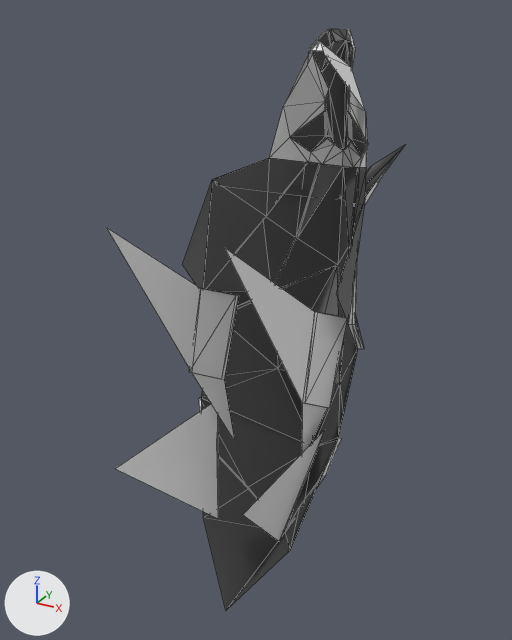
The COLLADA model cg_term_project/assets/wolf.dae as it was, and as the next commit left it.
The view is the same before and after, from a 50 mm camera at (1.93, -2.65, 1.95) aimed at (-0.17, 1.17, 0.04). Lighting does not change. The marker at lower left points along +X, +Y and +Z. Mesh edges are drawn as thin lines. Where no turn or scale is listed for an object, it has been applied to the vertices.

Objects in the first picture: 'wolf'.
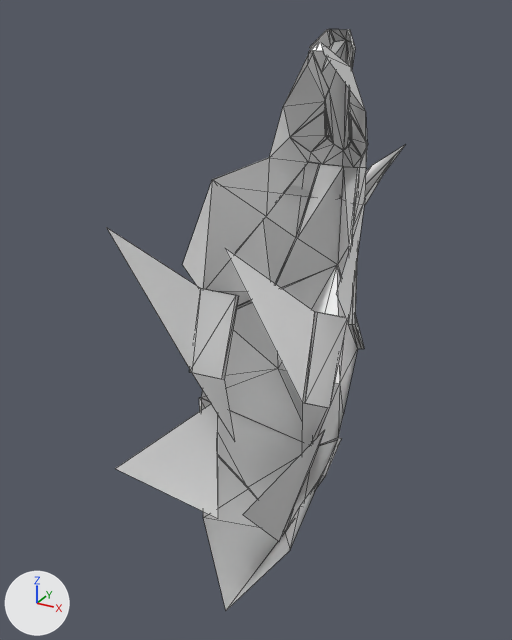
The newer file is also turned or shifted as a whole; pictures and numbers use the older file's frame.

Boxes (x1, y1, x2, y2) around the edits, measured in the pictures (512 x 640 px):
'wolf', surface changed, recoloured: (107, 29, 405, 610) in both

What changed in the scene script:
```text
Change mat_material_001:
    mat_material_001.metallic: 0.0 -> 0.5
Change mat_material_002:
    mat_material_002.base_color: (0.0871, 0.0871, 0.0871) -> (0.8, 0.8, 0.8)  # dark grey #535353 -> white #e7e7e7
```
